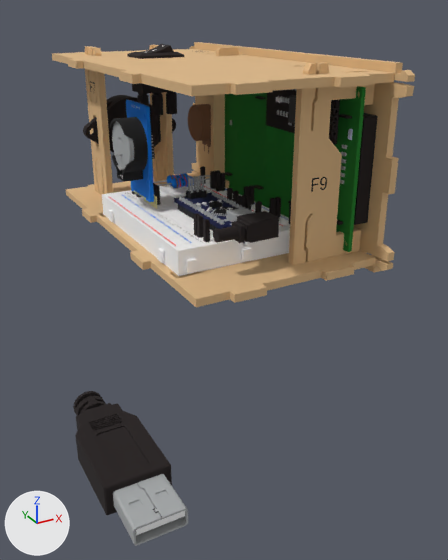
The glTF model LAC Build Instructions/model.glb as it was, and as the next commit left it.
Before and after are seen from a 50 mm camera at (564.0, -1531.0, 975.0) aimed at (668.0, -1342.0, 880.0). The lights are fixed; the arrows at lower left show +X, +Y and +Z. The picture after the commit comes second. Where no turn or scale is listed for an object, it has been applied to the vertices.

Objects in the first picture: 'NAUO1', 'NAUO10', 'NAUO122', 'NAUO126', 'NAUO187', 'NAUO2', 'NAUO3', 'NAUO42', 'NAUO45', 'NAUO46', 'NAUO50', 'USBCableend' and 30 more.
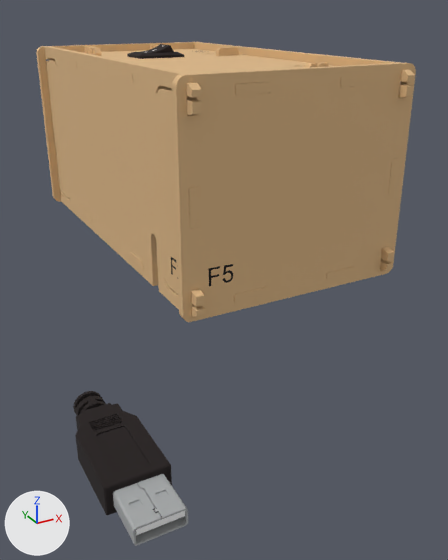
Location of each change, (x1, y1, x2, y2) in pixels of the pictures (448 x 560 px):
'F5.001', added: after (172, 63, 416, 322)
    faces in mat_wood (beige #deb887): (172, 63, 416, 322)
    faces in mat_ink (black #1e1616): (208, 264, 233, 287)
'F2.001', added: after (45, 46, 205, 317)
    faces in mat_wood (beige #deb887): (45, 46, 205, 317)
'F6.001', added (mostly hidden): after (36, 42, 194, 202)
'NAUO187', unchanged, covered by the edit: before (225, 87, 378, 252)
'NAUO50', unchanged, covered by the edit: before (52, 49, 395, 96); after (52, 49, 372, 95)
'NAUO45', unchanged, covered by the edit: before (288, 62, 375, 265); after (304, 62, 328, 68)
'NAUO2', unchanged, covered by the edit: before (66, 172, 376, 307); after (82, 210, 355, 303)

The change, as a diff of the scene's bpy script:
```diff
--- a/LAC Build Instructions/model.glb.py
+++ b/LAC Build Instructions/model.glb.py
@@ me_f6 @@
+me_f6.from_pydata(...)  # 880 vertices, 1812 faces, 756 loose edges; spans x -88.9..0.0, y 0.0..3.0, z -76.2..0.0
+# faces by material slot: [490, 1322]
+me_f6.materials.append(mat_ink)  # black #1e1616
+me_f6.materials.append(mat_wood)  # beige #deb887
@@ me_f2 @@
+me_f2.from_pydata(...)  # 1010 vertices, 2032 faces, 972 loose edges; spans x -3.0..0.0, y -165.0..0.0, z -76.0..0.0
+# faces by material slot: [296, 1736]
+me_f2.materials.append(mat_ink)  # black #1e1616
+me_f2.materials.append(mat_wood)  # beige #deb887
@@ me_f5 @@
+me_f5.from_pydata(...)  # 422 vertices, 880 faces, 351 loose edges; spans x 0.0..88.9, y -3.0..0.0, z -76.3..0.0
+# faces by material slot: [329, 551]
+me_f5.materials.append(mat_ink)  # black #1e1616
+me_f5.materials.append(mat_wood)  # beige #deb887
@@ ob_f6_001 @@
+ob_f6_001 = bpy.data.objects.new('F6.001', me_f6)
+ob_f6_001.location = (727.1, -1213.7, 957.7)
@@ ob_f2_001 @@
+ob_f2_001 = bpy.data.objects.new('F2.001', me_f2)
+ob_f2_001.location = (644.6, -1207.2, 957.6)
@@ ob_f5_001 @@
+ob_f5_001 = bpy.data.objects.new('F5.001', me_f5)
+ob_f5_001.location = (638.5, -1366.1, 957.6)
```
